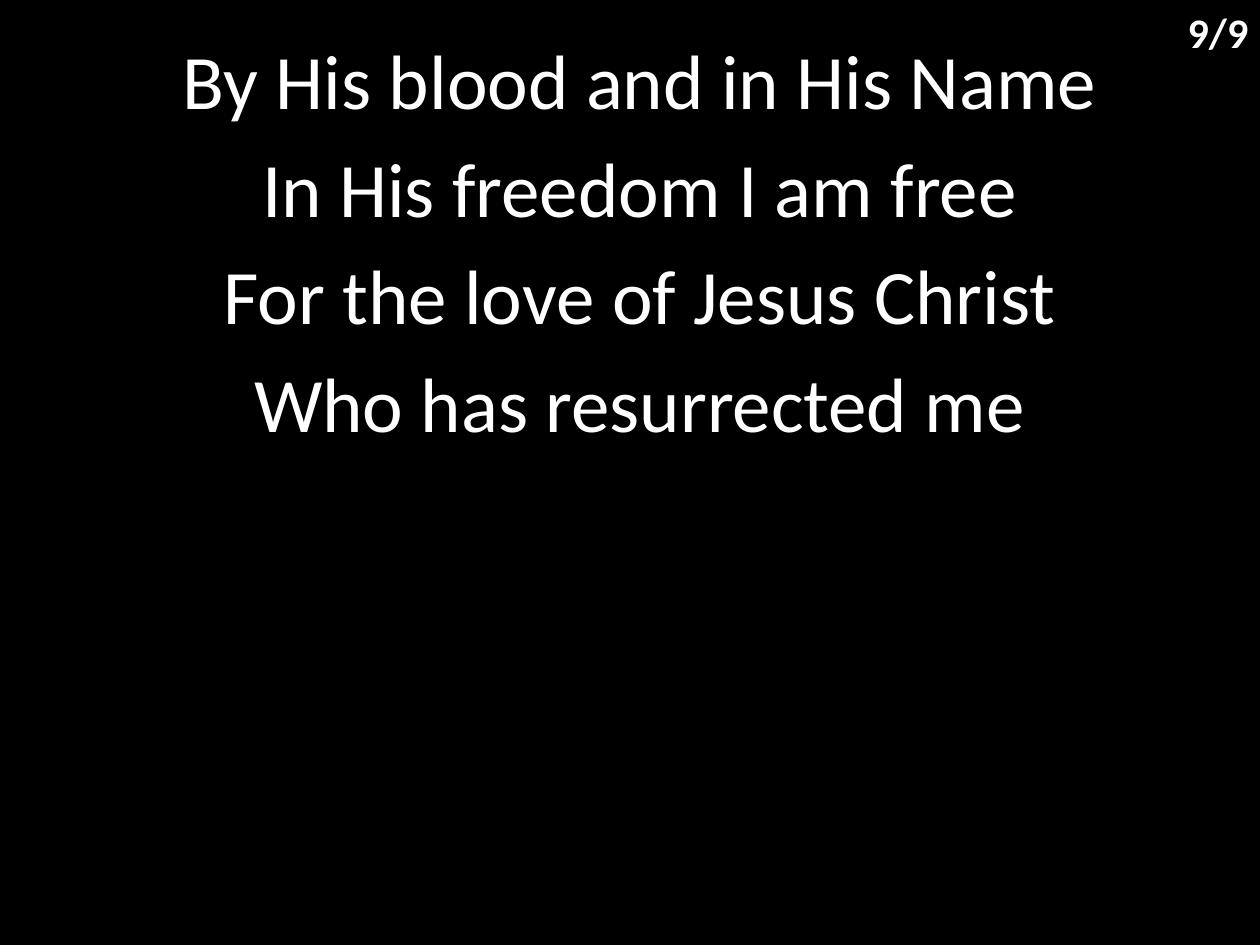
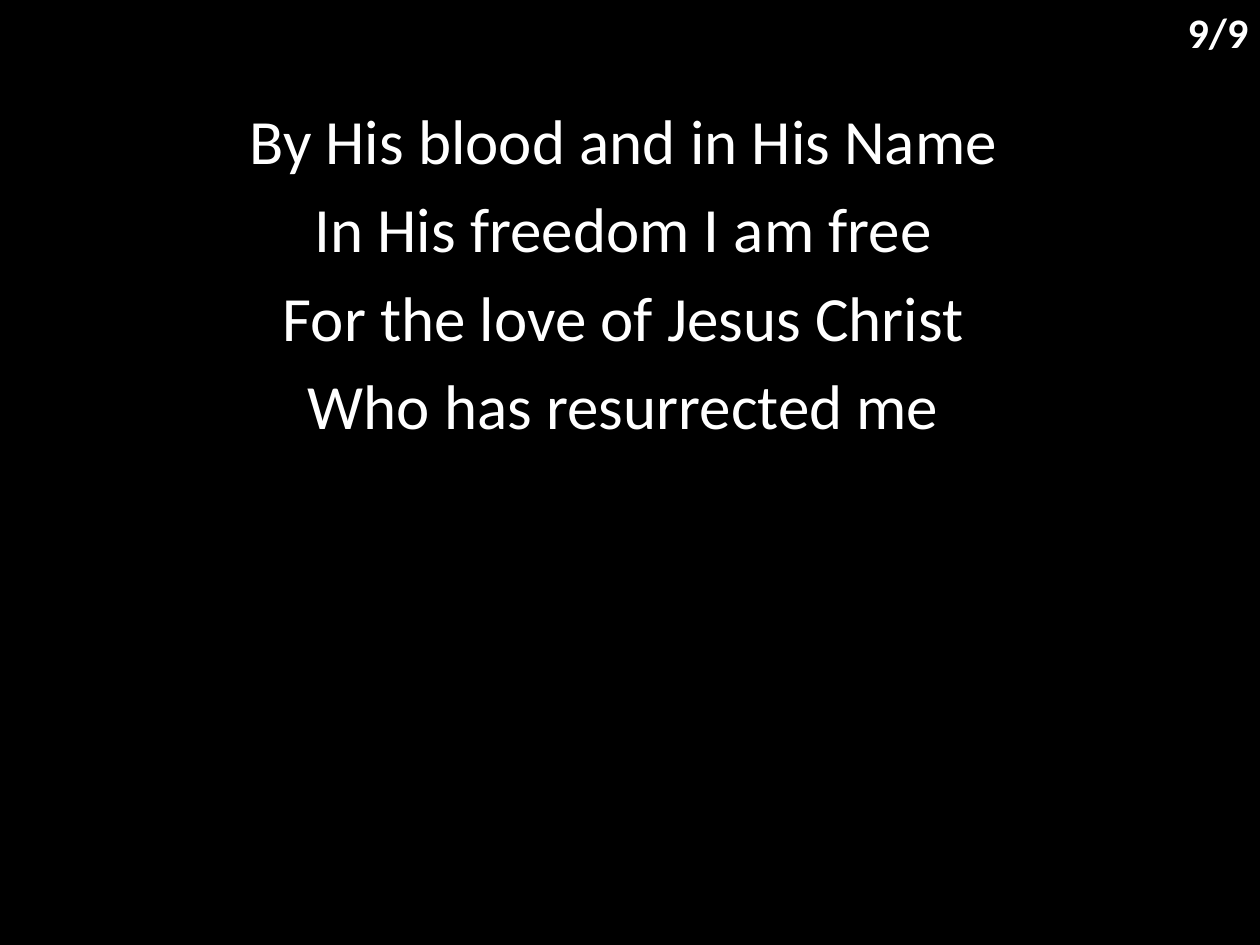
Before and after one commit to hoo-are-ya/worship, a slide deck: slide 10 of docs/songs/king of kings.pptx. Drawn at 1260x945 pixels with LibreOffice and Linux fonts; fonts in the diff are those of the drawing. Boxes give left, top, right and bottom in pixels: in the first picture for what was removed or moved away, otherwise in the second. Text is boxed around its words. In the diff, an @@ line names an element or a change of style, - is before the commit and + after.

```diff
--- a/docs/songs/king of kings.pptx
+++ b/docs/songs/king of kings.pptx
@@ subtitle "By His blood and in ...": place and size @@
-subtitle "By His blood and in ..." at [183,55,1096,433]
+subtitle "By His blood and in ..." at [249,120,996,430]
@@ subtitle "By His blood and in ..." at [249,120,996,430]: size 44 to 36 pt; less space between paragraphs @@
```
Also in this commit, not shown: 8 other slides changed, 9 other files.
